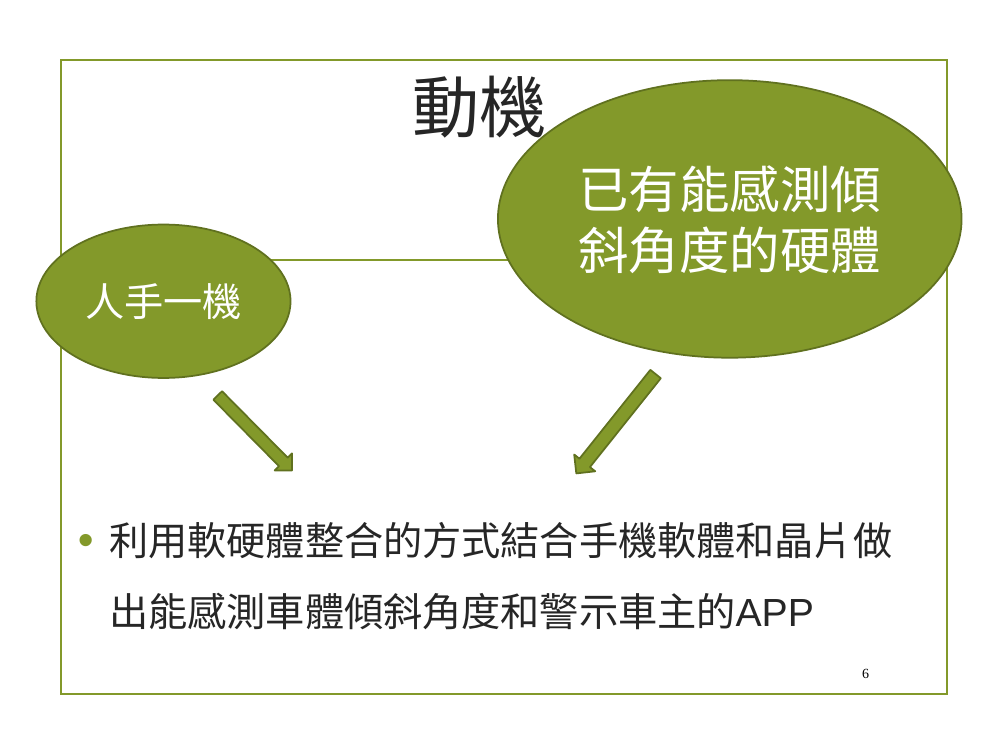
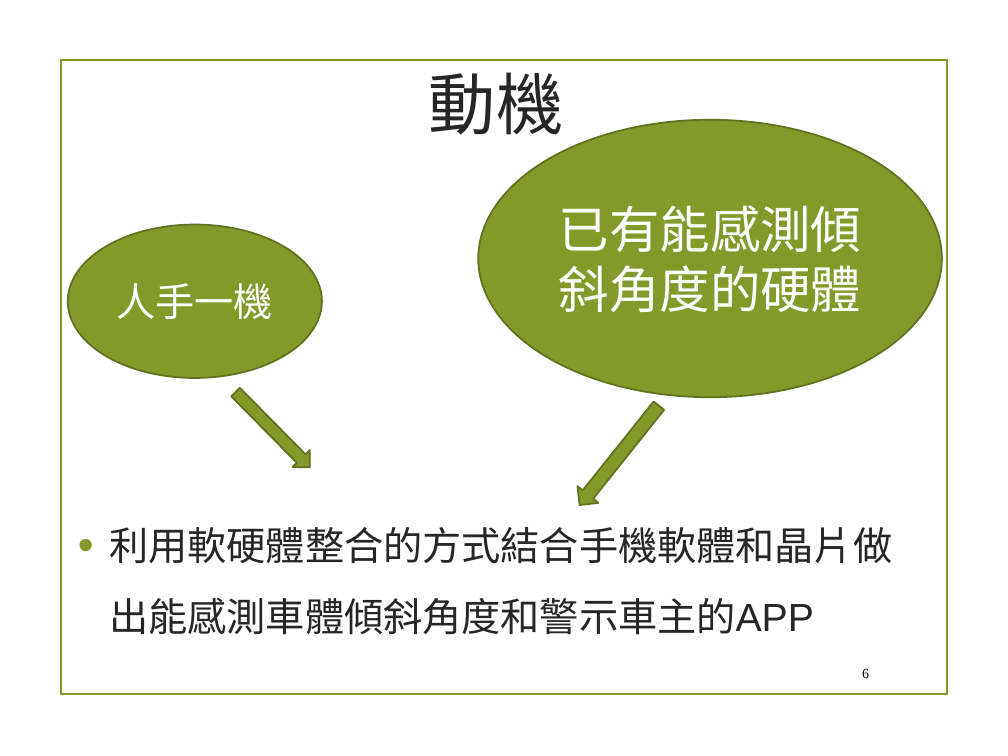
Before and after one commit to chandlerkuo/sharepee, a slide deck: slide 6 of 陀螺儀機車警示裝置.pptx. Drawn at 1008x756 pixels with LibreOffice and Linux fonts; fonts in the diff are those of the drawing; background and template pictures are left out. Boxes give left, top, right and bottom in pixels: in the first picture for what was removed or moved away, otherwise in the second. Text is boxed around its words. In the diff, an @@ line names an element or a change of style, - is before the commit and + after.

Commit message:
Update 陀螺儀機車警示裝置.pptx
对上次的ppt进行修改及重新排版

```diff
--- a/陀螺儀機車警示裝置.pptx
+++ b/陀螺儀機車警示裝置.pptx
@@ title "動機" rewrapped from (412,75,546,148) to (429,72,563,135) @@
@@ ellipse "已有能感測傾斜角度的硬體": place and size @@
-ellipse "已有能感測傾斜角度的硬體" at (498,81,962,358)
+ellipse "已有能感測傾斜角度的硬體" at (478,120,941,397)
@@ ellipse "已有能感測傾斜角度的硬體" at (478,120,941,397): font Times New Roman to Arial @@
@@ ellipse "人手一機": place and size @@
-ellipse "人手一機" at (36,225,290,378)
+ellipse "人手一機" at (68,225,322,378)
@@ line removed from (141, 260) to (868, 260) @@
@@ down arrow: place and size @@
-down arrow at (209,387,301,479)
+down arrow at (226,384,318,476)
@@ down arrow: place and size @@
-down arrow at (566,365,667,481)
+down arrow at (569,397,670,514)
@@ text "利用軟硬體整合的方式結合手機軟體和晶片做出能感測車體傾斜角度和警示車主的APP": place and size @@
-text "利用軟硬體整合的方式結合手機軟體和晶片做出能感測車體傾斜角度和警示車主的APP" at (109,522,892,630)
+text "利用軟硬體整合的方式結合手機軟體和晶片做出能感測車體傾斜角度和警示車主的APP" at (109,527,892,635)
```
Also in this commit, not shown: 9 other slides changed, 1 slide added, 2 slides removed.
